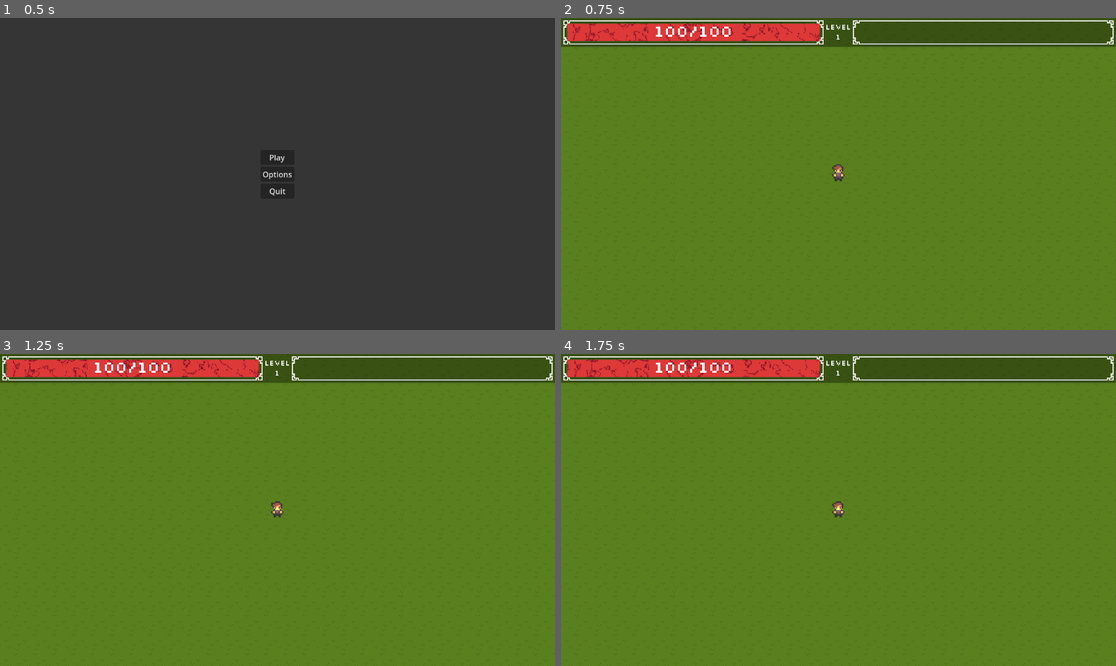
Above: before the commit, frames 1-4 (two rows, left to right).
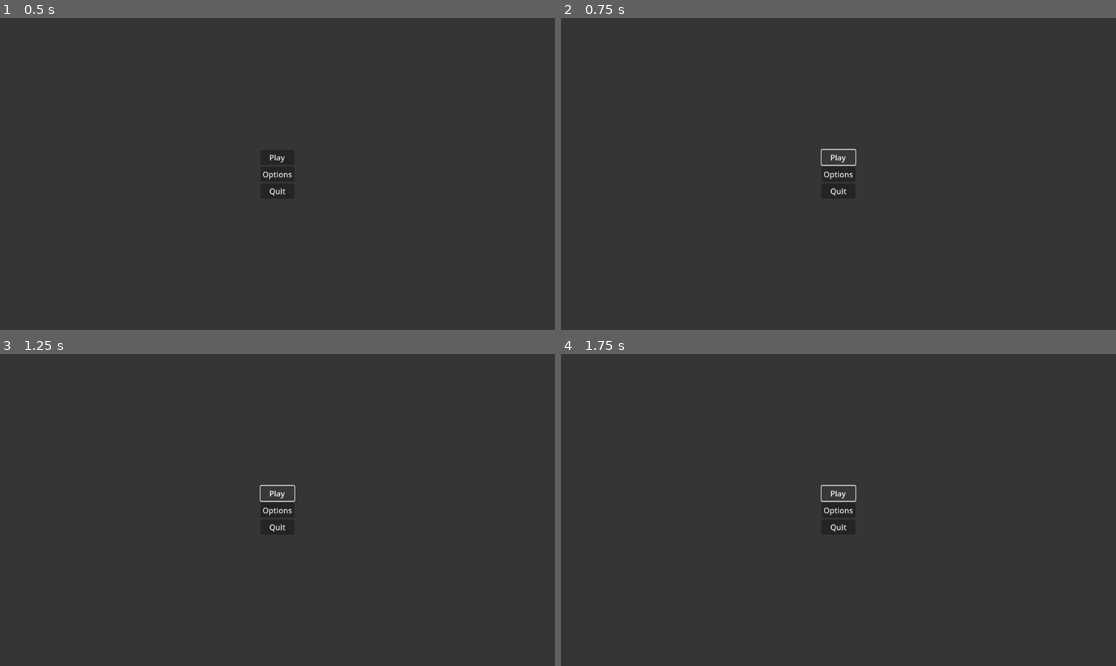
Above: after the commit, the same moments.

Repository: AlexFlasch/survivor-farm
Game: Godot game, scene res://scenes/levels/MainMenu.tscn
Same seed, same stepped clock (60 frames per second), same inputs: the game is played once before the commit and once after it.
Inputs (mouse positions are in pixels of both pictures, inside the frame that each line leads up to):
- Up to frame 1 (0.5 s): no input
- Up to frame 2 (0.75 s): click "Play" at 0.5 s
- Up to frame 3 (1.25 s): no input
- Up to frame 4 (1.75 s): click (838, 494) at 1.25 s, where only the run after the commit has a clickable "Play"

Frame 1 is identical in both runs. In frame 2, 100% of the frame differs, in the area x 0-100%, y 0-100%; in frame 3, 100%; in frame 4, 100%.
Error after the commit: Parse Error: Used space character for indentation instead of tab as used before in the file. (res://scripts/GameManager.gd:107)

Commit message:
feat: enhance moon phase system with super and blood moon phases

Diff:
--- a/scripts/GameManager.gd
+++ b/scripts/GameManager.gd
@@ -1,7 +1,7 @@
 extends Node
 
 enum TimeOfDay { DAY, NIGHT }
-enum MoonPhase { FULL, WANING_GIBBOUS, WANING_CRESCENT, NEW, WAXING_CRESCENT, WAXING_GIBBOUS }
+enum MoonPhase { FULL, SUPER_MOON, BLOOD_MOON, WANING_GIBBOUS, WANING_CRESCENT, NEW, WAXING_CRESCENT, WAXING_GIBBOUS }
 
 signal health_changed(health:int)
 signal max_health_changed(max_health:int)
@@ -92,9 +92,9 @@
 		time_of_day = TimeOfDay.NIGHT
 		# Update duration to night duration.
 		cycle_duration_in_minutes = night_duration_in_minutes
-		# Cycle moon phase: FULL -> WANING_GIBBOUS -> WANING_CRESCENT -> NEW -> WAXING_CRESCENT -> WAXING_GIBBOUS -> FULL
+		# Cycle moon phase with a chance for a special full moon during WAXING_GIBBOUS.
 		match moon_phase:
-			MoonPhase.FULL:
+			MoonPhase.FULL, MoonPhase.SUPER_MOON, MoonPhase.BLOOD_MOON:
 				moon_phase = MoonPhase.WANING_GIBBOUS
 			MoonPhase.WANING_GIBBOUS:
 				moon_phase = MoonPhase.WANING_CRESCENT
@@ -105,8 +105,14 @@
 			MoonPhase.WAXING_CRESCENT:
 				moon_phase = MoonPhase.WAXING_GIBBOUS
 			MoonPhase.WAXING_GIBBOUS:
-				moon_phase = MoonPhase.FULL
-		emit_signal("moon_phase_changed", moon_phase)  # Emit signal when moon phase changes
+                if randf() < 0.01:
+                    if randf() < 0.5:
+                        moon_phase = MoonPhase.SUPER_MOON
+                    else:
+                        moon_phase = MoonPhase.BLOOD_MOON
+                else:
+                    moon_phase = MoonPhase.FULL
+		emit_signal("moon_phase_changed", moon_phase)
 		emit_signal("time_of_day_changed", time_of_day)
 		print("Announcement: Day has ended, night has begun. Moon phase is now %s." % str(moon_phase))
 	else:
@@ -123,6 +129,9 @@
 	along we are in the current day/night cycle.
 	"""
 	return time_passed / (cycle_duration_in_minutes * 60)
+
+func get_moon_phase() -> MoonPhase:
+	return moon_phase
 
 func start_game() -> void:
 	if not game_running:
